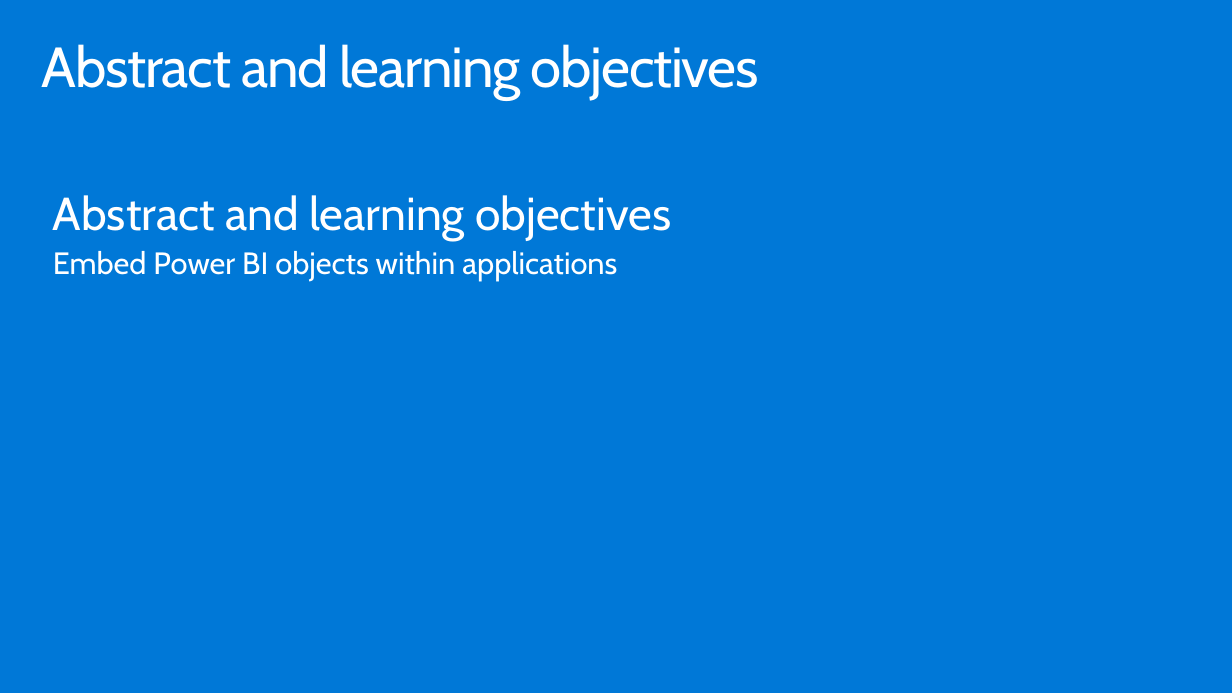
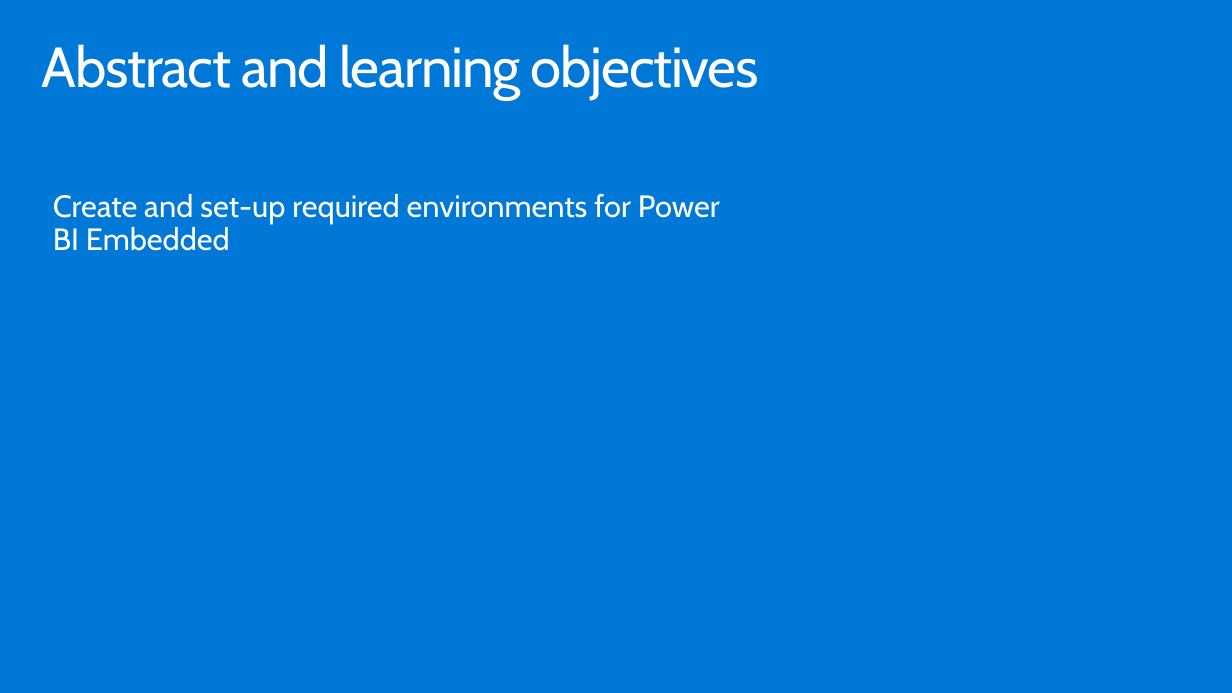
Before and after one commit to hnc198/AzurePowerBI, a slide deck: slide 3 of Hands-on Modules/Embedding/3. Getting Started.pptx. Drawn at 1232x693 pixels with LibreOffice and Linux fonts; fonts in the diff are those of the drawing. Boxes give left, top, right and bottom in pixels: in the first picture for what was removed or moved away, otherwise in the second. Text is boxed around its words. In the diff, an @@ line names an element or a change of style, - is before the commit and + after.

```diff
--- a/Hands-on Modules/Embedding/3. Getting Started.pptx
+++ b/Hands-on Modules/Embedding/3. Getting Started.pptx
@@ text at bbox=[53, 194, 720, 251]: text changed @@
-Abstract and learning objectives
-Embed Power BI objects within applications
+Create and set-up required environments for Power BI Embedded
```
Also in this commit, not shown: 1 slide removed, 4 other files.
